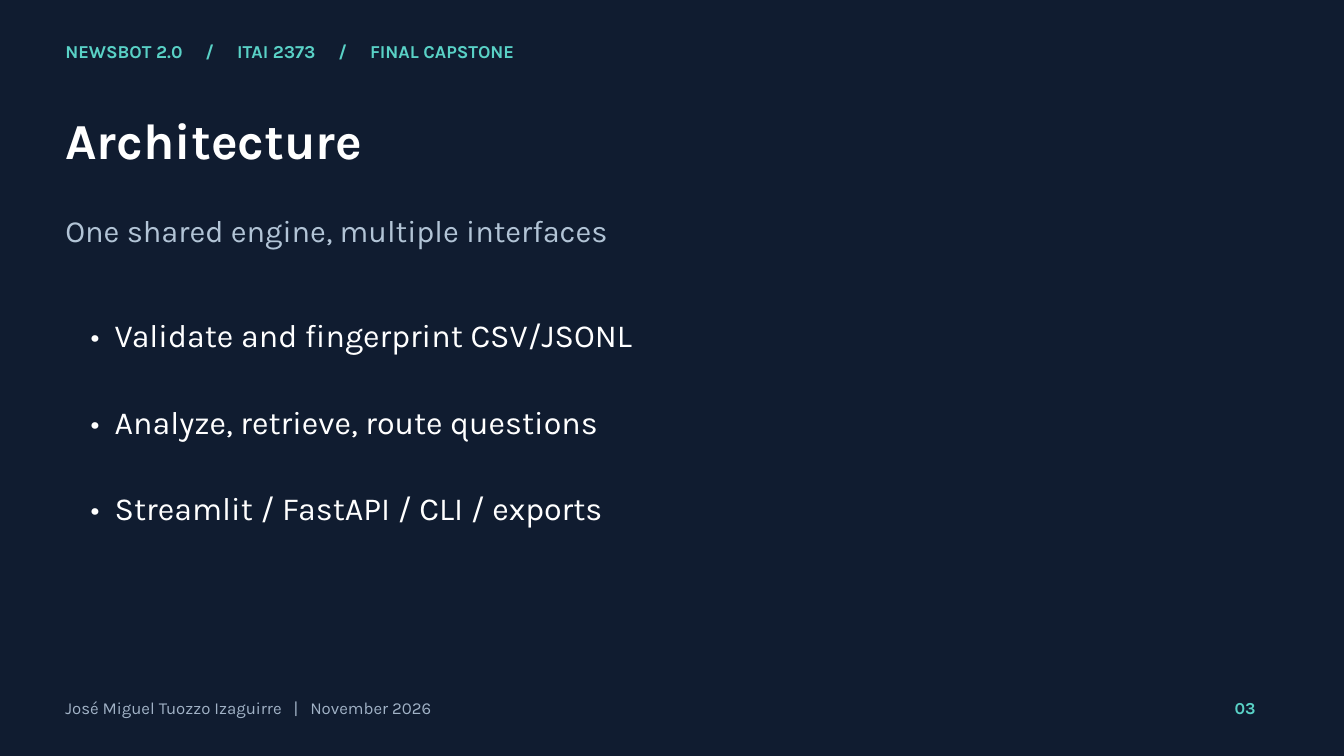
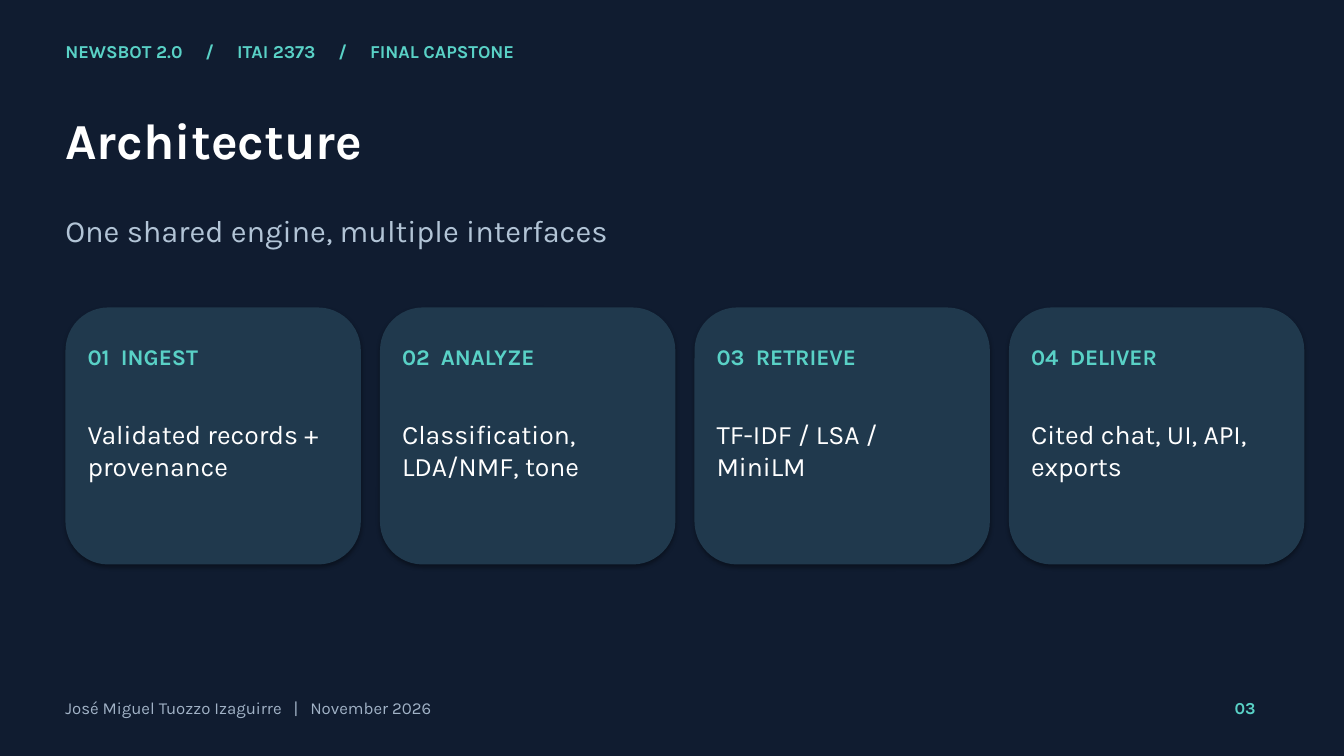
Before and after one commit to jtuozzo1616/Jose-Tuozzo-AI-Portfolio, a slide deck: slide 3 of ITAI2373-NewsBot-Final/reports/presentation.pptx. Drawn at 1344x756 pixels with LibreOffice and Linux fonts; fonts in the diff are those of the drawing. Boxes give left, top, right and bottom in pixels: in the first picture for what was removed or moved away, otherwise in the second. Text is boxed around its words. In the diff, an @@ line names an element or a change of style, - is before the commit and + after.

```diff
--- a/ITAI2373-NewsBot-Final/reports/presentation.pptx
+++ b/ITAI2373-NewsBot-Final/reports/presentation.pptx
@@ rounded rectangle added at (x1=66, y1=308, x2=361, y2=565), fill #20394D @@
@@ text removed at (x1=115, y1=323, x2=632, y2=355) @@
-• Validate and fingerprint CSV/JSONL
@@ rounded rectangle added at (x1=380, y1=308, x2=676, y2=565), fill #20394D @@
@@ rounded rectangle added at (x1=695, y1=308, x2=990, y2=565), fill #20394D @@
@@ rounded rectangle added at (x1=1009, y1=308, x2=1305, y2=565), fill #20394D @@
@@ text added at (x1=88, y1=350, x2=198, y2=366), 16 pt, text #59D1C6, bold @@
+01 INGEST
@@ text added at (x1=402, y1=350, x2=535, y2=365), 16 pt, text #59D1C6, bold @@
+02 ANALYZE
@@ text added at (x1=717, y1=350, x2=856, y2=366), 16 pt, text #59D1C6, bold @@
+03 RETRIEVE
@@ text added at (x1=1031, y1=350, x2=1157, y2=365), 16 pt, text #59D1C6, bold @@
+04 DELIVER
@@ text removed at (x1=115, y1=412, x2=597, y2=442) @@
-• Analyze, retrieve, route questions
@@ text added at (x1=88, y1=425, x2=298, y2=483), 19 pt, text #FFFFFF @@
+Validated records + provenance
@@ text added at (x1=402, y1=425, x2=579, y2=479), 19 pt, text #FFFFFF @@
+Classification, LDA/NMF, tone
@@ text added at (x1=717, y1=427, x2=860, y2=476), 19 pt, text #FFFFFF @@
+TF-IDF / LSA / MiniLM
@@ text added at (x1=1031, y1=425, x2=1247, y2=483), 19 pt, text #FFFFFF @@
+Cited chat, UI, API, exports
@@ text removed at (x1=115, y1=498, x2=602, y2=528) @@
-• Streamlit / FastAPI / CLI / exports
```
Also in this commit, not shown: 17 other slides changed, 33 other files.
